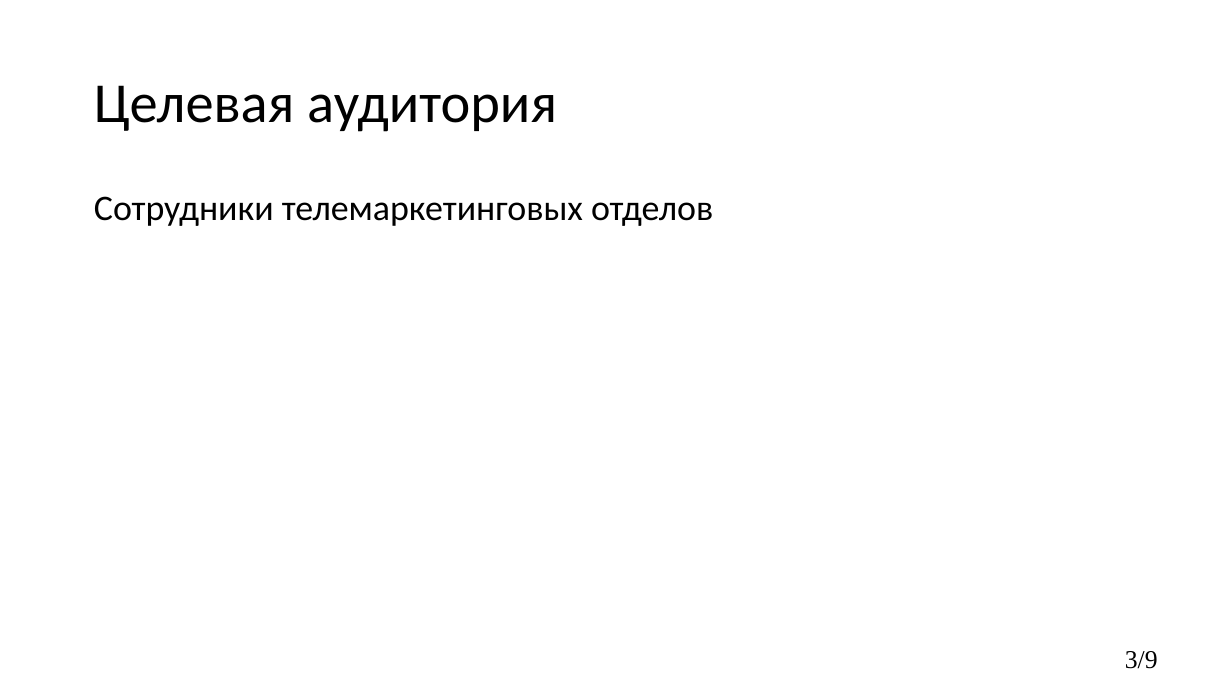
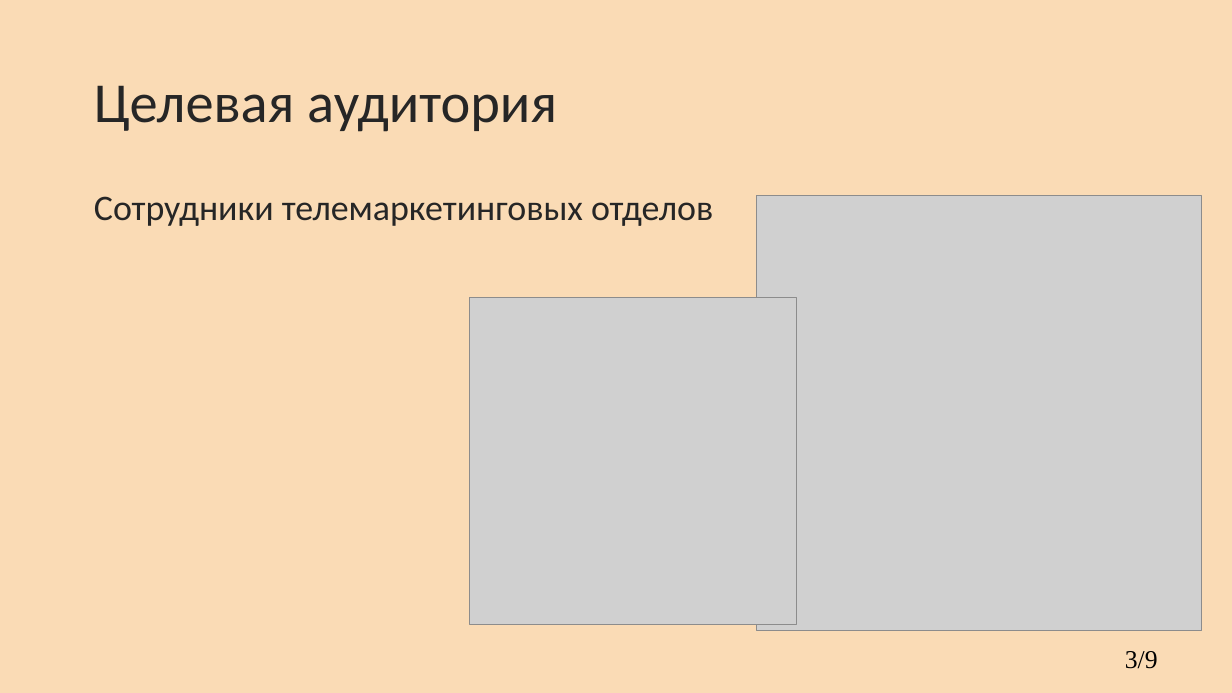
Before and after one commit to kkerra/CourseProject, a slide deck: slide 3 of кп.pptx. Drawn at 1232x693 pixels with LibreOffice and Linux fonts; fonts in the diff are those of the drawing; grey boxes stand for pictures; background and template pictures are left out. Boxes give left, top, right and bottom in pixels: in the first picture for what was removed or moved away, otherwise in the second. Text is boxed around its words. In the diff, an @@ line names an element or a change of style, - is before the commit and + after.

```diff
--- a/кп.pptx
+++ b/кп.pptx
@@ background #FFFFFF to #FADBB5 @@
@@ title "Целевая аудитория" at (94,85,557,132): text colour #000000 to #262626 @@
@@ text "Сотрудники телемаркетинговых отделов" at (94,196,713,226): text colour #000000 to #262626 @@
@@ picture added at (757,196,1202,631) @@
@@ picture added at (470,298,797,624) @@
```
Also in this commit, not shown: 9 other slides changed, 2 other files.
